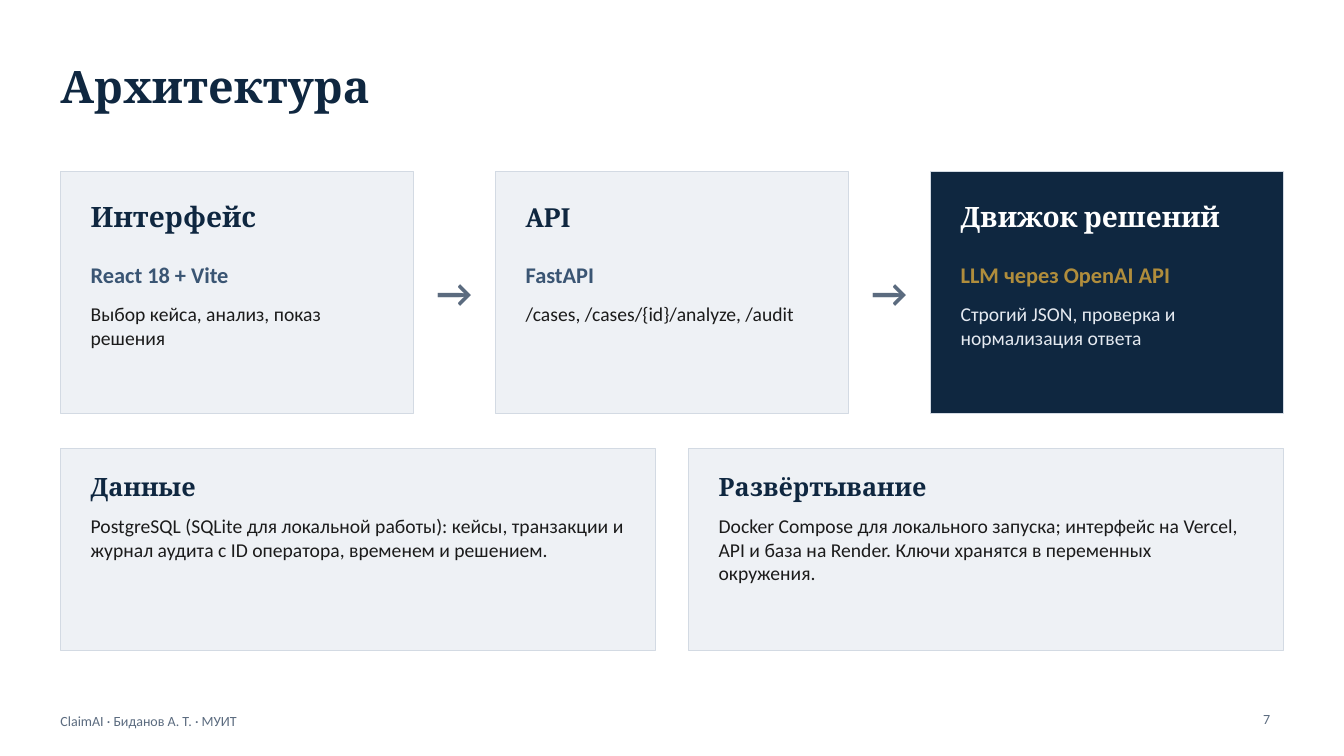
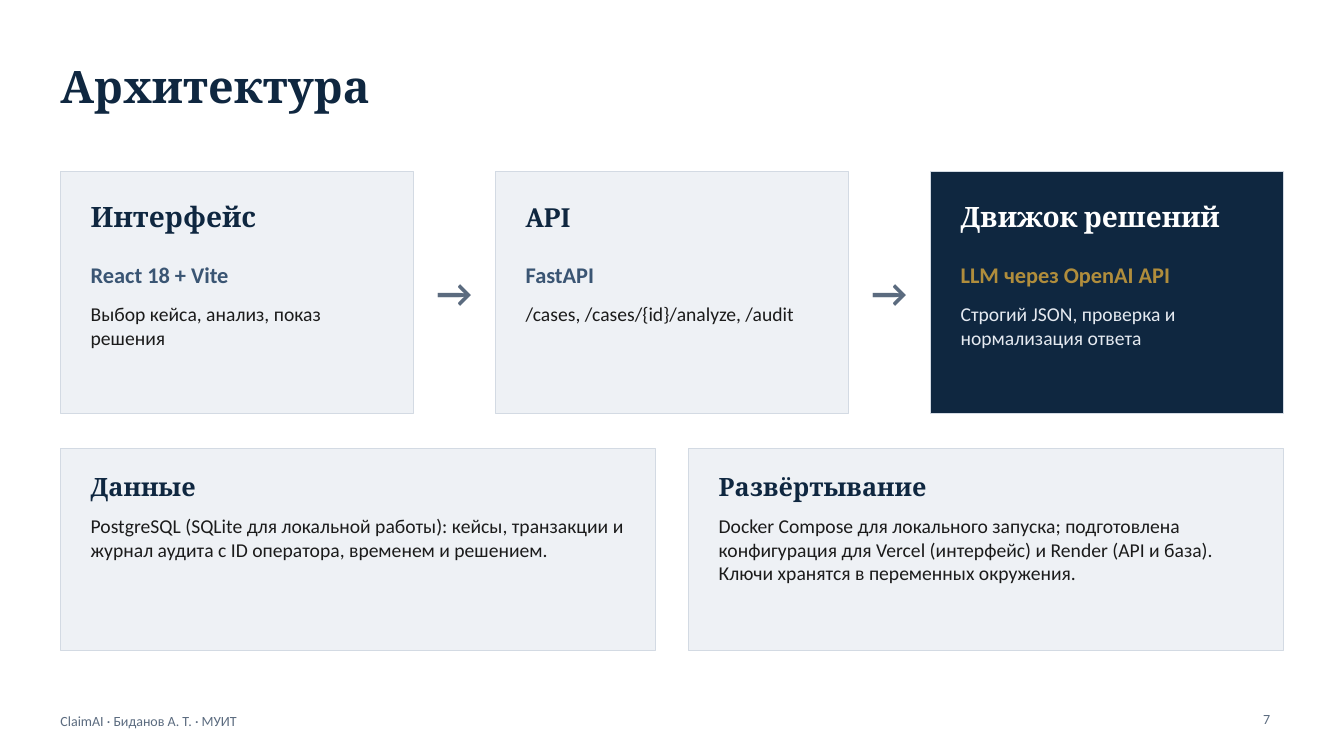
Before and after one commit to AliDamn/hack, a slide deck: slide 7 of competition/ClaimAI_pitch-deck.pptx. Drawn at 1344x756 pixels with LibreOffice and Linux fonts; fonts in the diff are those of the drawing. Boxes give left, top, right and bottom in pixels: in the first picture for what was removed or moved away, otherwise in the second. Text is boxed around its words. In the diff, an @@ line names an element or a change of style, - is before the commit and + after.

```diff
--- a/competition/ClaimAI_pitch-deck.pptx
+++ b/competition/ClaimAI_pitch-deck.pptx
@@ text at (719, 519, 1212, 583): text changed @@
-Docker Compose для локального запуска; интерфейс на Vercel, API и база на Render. Ключи хранятся в переменных окружения.
+Docker Compose для локального запуска; подготовлена конфигурация для Vercel (интерфейс) и Render (API и база). Ключи хранятся в переменных окружения.
```
Also in this commit, not shown: 2 other slides changed, 9 other files.
